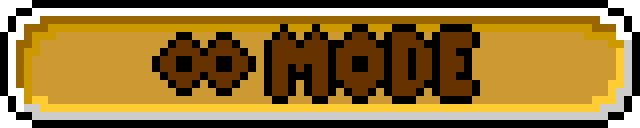
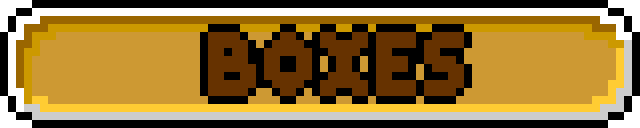
Layers edited between the first and the second 640×128 image:
added layer "boxes_minigame_pressed" above "boxes_minigame" over [left=200, top=24, right=472, bottom=104]
hid "inifinite_mode_pressed" over [left=152, top=24, right=480, bottom=104]
